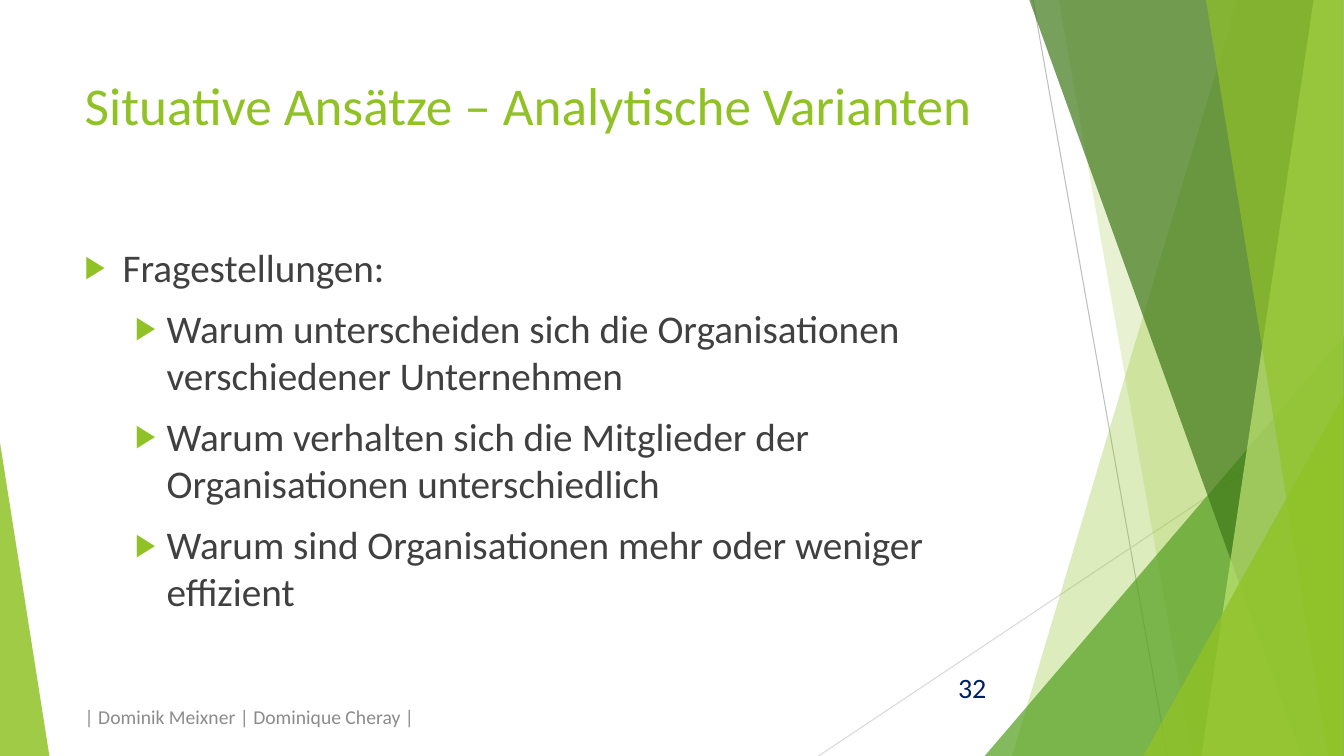
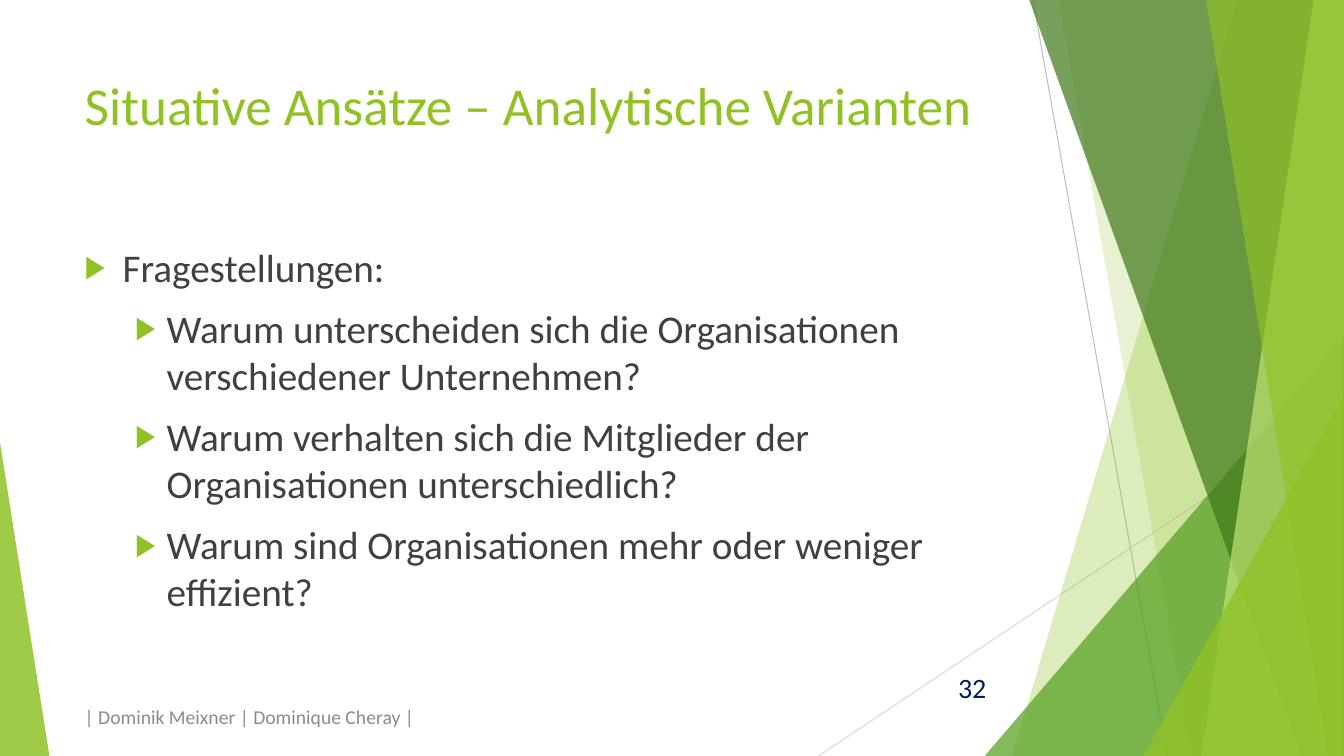
Before and after one commit to domeix/BlaBla, a slide deck: slide 32 of OrgatheoretAns/OrgatheoretAnsPraes.pptx. Drawn at 1344x756 pixels with LibreOffice and Linux fonts; fonts in the diff are those of the drawing. Boxes give left, top, right and bottom in pixels: in the first picture for what was removed or moved away, otherwise in the second. Text is boxed around its words. In the diff, an @@ line names an element or a change of style, - is before the commit and + after.

```diff
--- a/OrgatheoretAns/OrgatheoretAnsPraes.pptx
+++ b/OrgatheoretAns/OrgatheoretAnsPraes.pptx
@@ text at box(167, 315, 923, 607): text changed @@
-  ▶ Warum unterscheiden sich die Organisationen verschiedener Unternehmen
-  ▶ Warum verhalten sich die Mitglieder der Organisationen unterschiedlich
-  ▶ Warum sind Organisationen mehr oder weniger effizient
+  ▶ Warum unterscheiden sich die Organisationen verschiedener Unternehmen?
+  ▶ Warum verhalten sich die Mitglieder der Organisationen unterschiedlich?
+  ▶ Warum sind Organisationen mehr oder weniger effizient?
```
Also in this commit, not shown: 1 other slide changed, 1 other file.
